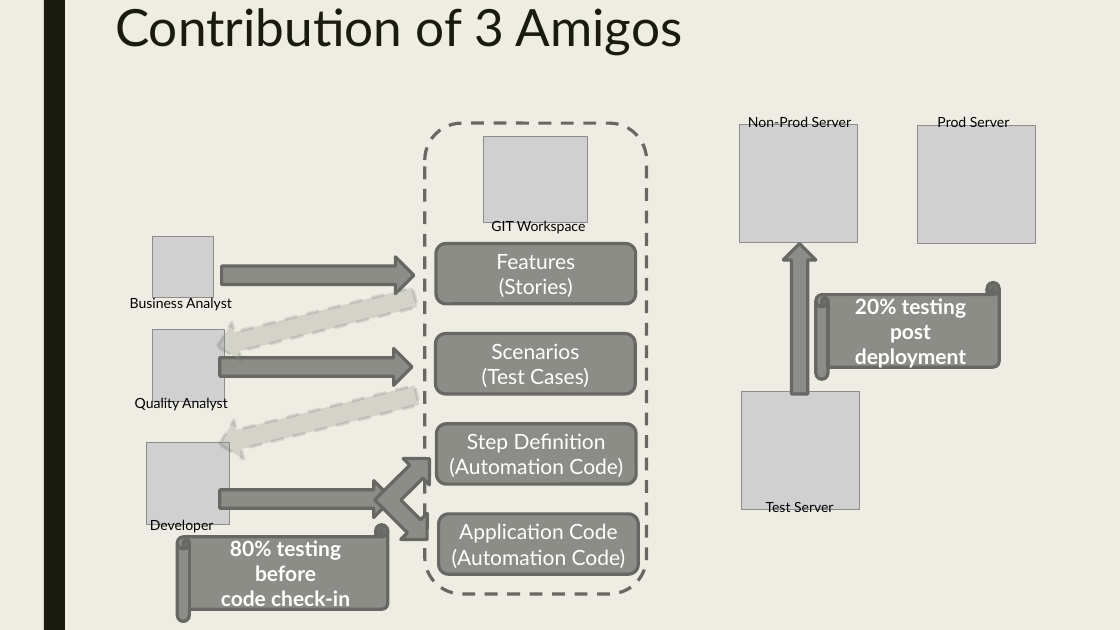
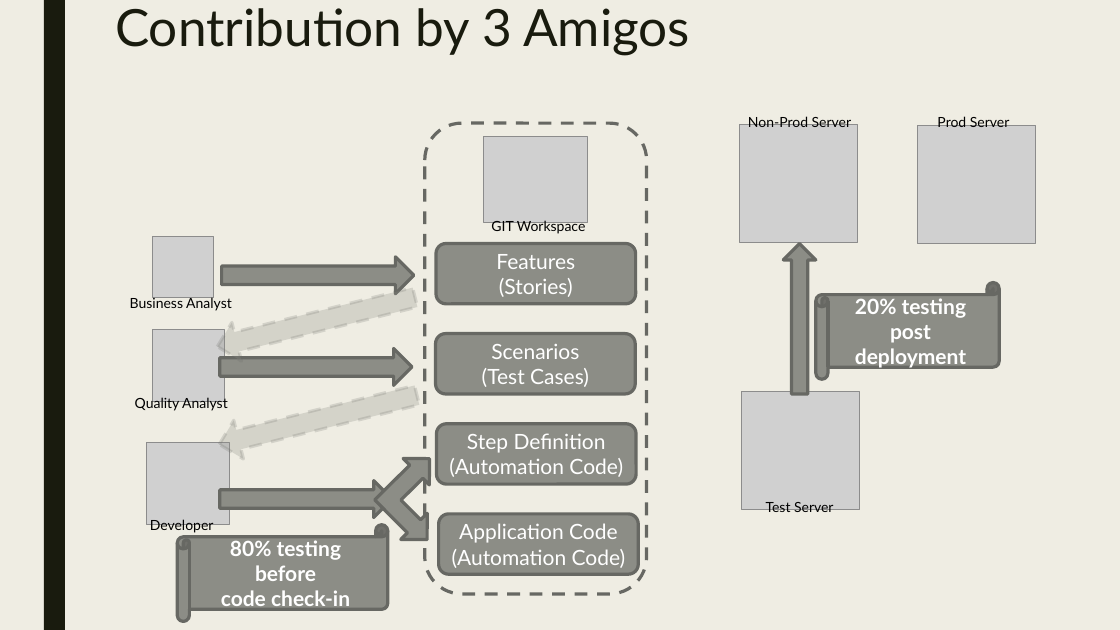
Before and after one commit to ravikalla/bdd-springboot-virtualization, a slide deck: slide 4 of doc/DevQA-Framework.pptx. Drawn at 1120x630 pixels with LibreOffice and Linux fonts; fonts in the diff are those of the drawing; grey boxes stand for pictures. Boxes give left, top, right and bottom in pixels: in the first picture for what was removed or moved away, otherwise in the second. Text is boxed around its words. In the diff, an @@ line names an element or a change of style, - is before the commit and + after.

```diff
--- a/doc/DevQA-Framework.pptx
+++ b/doc/DevQA-Framework.pptx
@@ title at [115,8,690,56]: text changed @@
-Contribution of 3 Amigos
+Contribution by 3 Amigos
```
Also in this commit, not shown: 1 other slide changed.
